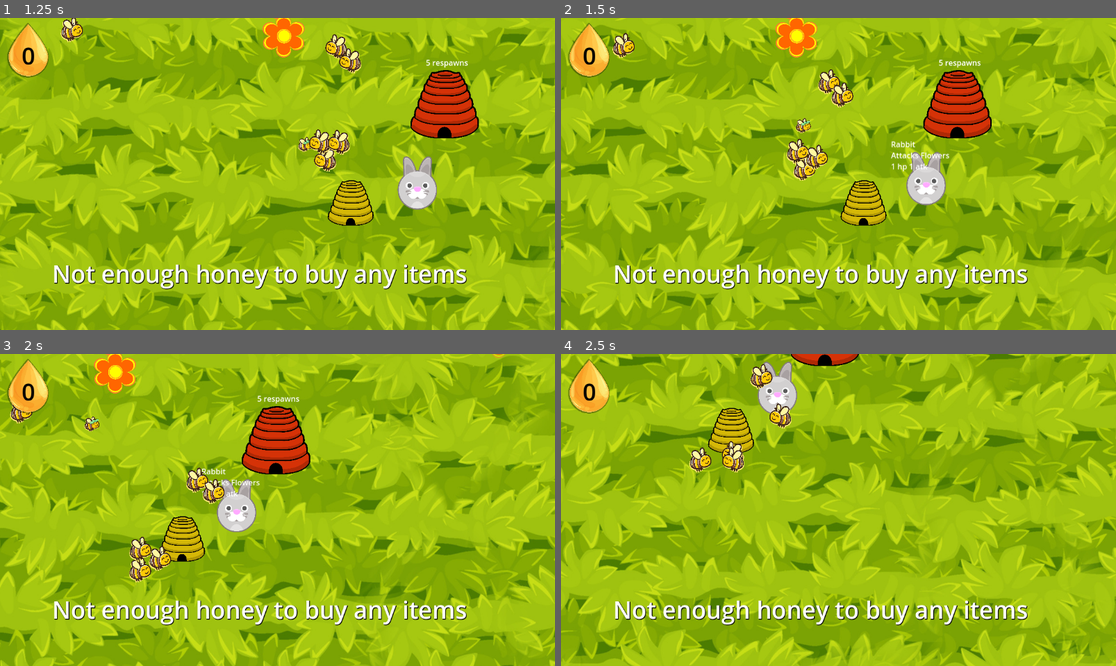
Above: before the commit, frames 1-4 (two rows, left to right).
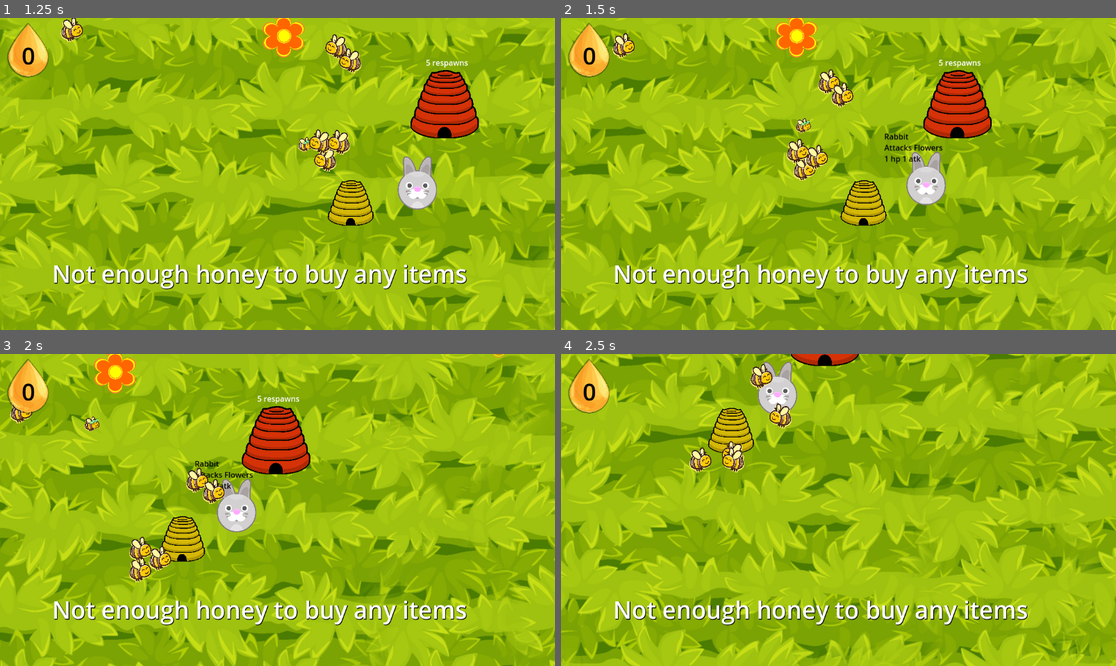
Above: after the commit, the same moments.

Repository: jam53/GMTK-Gamejam-2024
Game: Godot game, scene res://scenes/main_menu.tscn
Same seed, same stepped clock (60 frames per second), same inputs: the game is played once before the commit and once after it.
Inputs (mouse positions are in pixels of both pictures, inside the frame that each line leads up to):
- Up to frame 1 (1.25 s): click "Play" at 0.5 s
- Up to frame 2 (1.5 s): move the mouse to (977, 183) at 1.27 s; press the mouse at (977, 183) at 1.28 s; hold D (right) from 1.28 s (still down)
- Up to frame 3 (2 s): keep holding D (right)
- Up to frame 4 (2.5 s): move the mouse to (727, 525) at 2.02 s; release D (right) at 2.03 s; release the mouse at (727, 525) at 2.03 s; hold S (down) from 2.03 s (still down); tap E (disable_follow) at 2.1 s

Frame 1 is identical in both runs. In frame 2, 0.4% of the frame differs, in the area x 58-70%, y 36-50%; in frame 3, 0.3%; in frame 4, nothing differs.

Commit message:
better visibility label? yes, well at least a litlle bit, the juice isn’t worth the squeeze :(, just let me sleep 💤

Diff:
--- a/scenes/components/info_component.tscn
+++ b/scenes/components/info_component.tscn
@@ -6,8 +6,9 @@
 script = ExtResource("1_vjwua")
 
 [node name="Label" type="RichTextLabel" parent="."]
-offset_left = -73.0
-offset_top = -83.0
-offset_right = 73.0
-offset_bottom = -34.0
+offset_left = -87.0
+offset_top = -99.0
+offset_right = 92.0
+offset_bottom = -44.0
+bbcode_enabled = true
 fit_content = true
--- a/scripts/components/info_component.gd
+++ b/scripts/components/info_component.gd
@@ -23,4 +23,6 @@
 func process_text(text: String) -> String:
 	# Replace \n with actual newline
 	text = text.replace("\\n", "\n")
+	# Add color, bold, and outline to the text
+	text = "[color=black]" + text + "[/color]"
 	return text
--- a/scripts/main_menu_bee.gd
+++ b/scripts/main_menu_bee.gd
@@ -4,11 +4,11 @@
 var direction = Vector2.ZERO
 
 func _ready():
-    direction = Vector2(randf_range(-1, 1), randf_range(-1, 1)).normalized()
+	direction = Vector2(randf_range(-1, 1), randf_range(-1, 1)).normalized()
 
 func _process(delta):
-    position += direction * speed * delta
-    if position.x < 0 or position.x > get_viewport_rect().size.x:
-        direction.x = -direction.x
-    if position.y < 0 or position.y > get_viewport_rect().size.y:
-        direction.y = -direction.y
+	position += direction * speed * delta
+	if position.x < 0 or position.x > get_viewport_rect().size.x:
+		direction.x = -direction.x
+	if position.y < 0 or position.y > get_viewport_rect().size.y:
+		direction.y = -direction.y
